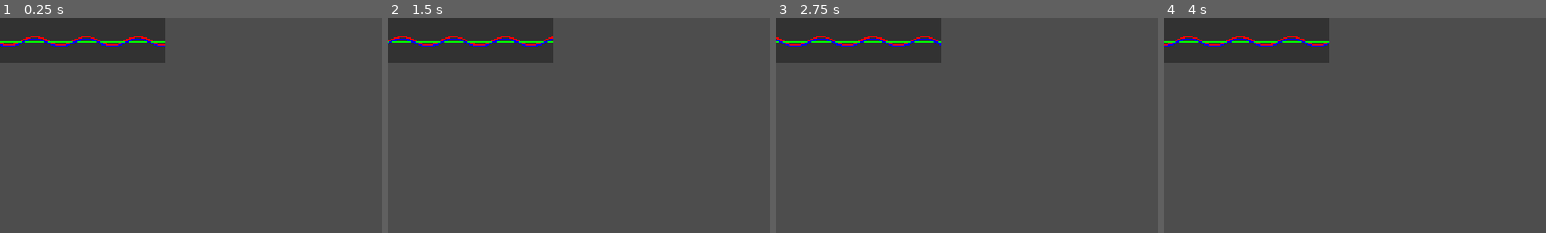
Above: before the commit, frames 1-4 (left to right).
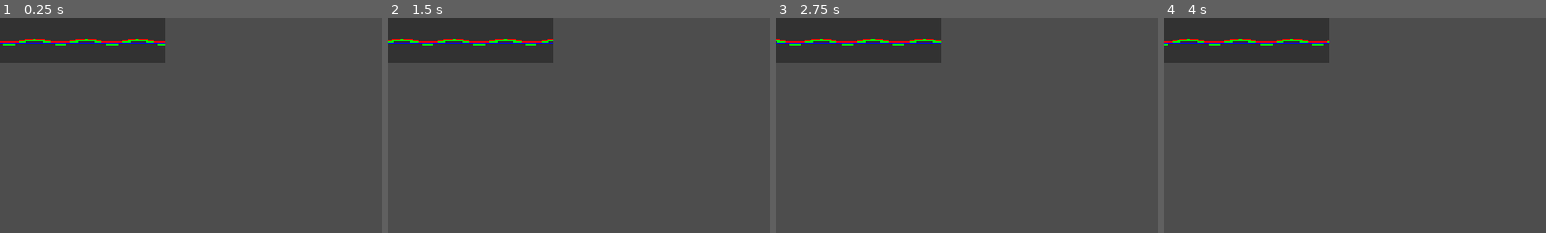
Above: after the commit, the same moments.

Repository: Bijunoka/gwj98
Game: Godot game, scene res://scenes/levels/LevetTest1.tscn
Two runs of this game, one before a commit and one after it. Both use one fixed random seed, a clock stepped at 60 frames per second and the inputs below. The engine's default icon, where the game draws it, is replaced by a stand-in: a white triangle on a blue panel in a dark square.
Inputs:
- Up to frame 1 (0.25 s): no input
- Up to frame 2 (1.5 s): no input
- Up to frame 3 (2.75 s): no input
- Up to frame 4 (4 s): no input
The pictures show only the part of the screen within x 0-50%, y 0-50%; the shares and areas given below are measured in that part.

The runs differ from the first frame. In frame 1, 1.0% of the frame differs, in the area x 0-44%, y 8-14%; in frame 2, 1.0%; in frame 3, 0.9%; in frame 4, 1.0%.

Commit message:
changemment systeme signal

Diff:
--- a/scenes/Main.tscn
+++ b/scenes/Main.tscn
@@ -21,7 +21,7 @@
 			//f += wave[0]*sin(TIME+UV.x*wave[1]);
 			//df += wave[0]*wave[1]*cos(TIME+UV.x*wave[1]);
 		}
-		if(abs(f-CENTRED_UV.y+float(color_i)*0.02)/sqrt(20.0 + df*df)<witdh){
+		if(abs(f-CENTRED_UV.y+float(color_i)*0.03)/sqrt(25.0 + df*df)<witdh){
 			COLOR.rgb = colors[color_i];
 		}
 	}
--- a/scenes/level_objects/StaticSignal.tscn
+++ /dev/null
@@ -1,26 +0,0 @@
-[gd_scene format=3 uid="uid://f6maegcps1x3"]
-
-[sub_resource type="GDScript" id="GDScript_tqyja"]
-script/source = "extends Node2D
-
-@export_range(0, 50) var force: float
-@export_range(5, 100) var frequency: float
-@export_range(0, Binding.MONITOR_NB_COLORS - 1) var color: int
-@export_range(0, Binding.MONITOR_WAVE_PER_COLOR - 1) var chanel: int
-
-func _process(_delta: float) -> void:
-	var delta_pos: Vector2 = Binding.player.global_position-global_position
-	$RayCast2D.target_position = delta_pos
-	$RayCast2D.force_raycast_update()
-	if $RayCast2D.is_colliding():
-		Binding.monitor_set_wave(0.0, 0.0, color, chanel)
-	else:
-		var dist: float = 100.0+delta_pos.length()
-		Binding.monitor_set_wave(force/dist, frequency, color, chanel)
-"
-
-[node name="StaticSignal" type="Node2D" unique_id=1839990506]
-script = SubResource("GDScript_tqyja")
-
-[node name="RayCast2D" type="RayCast2D" parent="." unique_id=1305028142]
-visible = false
--- /dev/null
+++ b/scenes/level_objects/StaticSignals/StaticSignal.gd
@@ -0,0 +1,24 @@
+@abstract class_name StaticSignal extends Node2D
+
+@export_range(0, 50) var intensity: float
+@export_range(20, 100) var frequency: float
+@export_range(0, Binding.MONITOR_WAVE_PER_COLOR - 1) var chanel: int
+var ray_cast: RayCast2D = RayCast2D.new()
+
+func _ready() -> void:
+	add_child(ray_cast)
+
+func player_pos() -> Vector2: return Binding.player.global_position
+func delta_pos() -> Vector2: return player_pos()-global_position
+
+func _process(_delta: float) -> void:
+	ray_cast.target_position = delta_pos()
+	ray_cast.force_raycast_update()
+	if ray_cast.is_colliding():
+		Binding.monitor_set_wave(0.0, 0.0, get_color(), chanel)
+	else:
+		Binding.monitor_set_wave(get_intensity(), get_frequency(), get_color(), chanel)
+
+@abstract func get_color() -> int
+func get_intensity() -> float: return intensity
+func get_frequency() -> float: return frequency
--- /dev/null
+++ b/scenes/level_objects/StaticSignals/XStaticSignal.gd
@@ -0,0 +1,7 @@
+class_name XStaticSignal extends StaticSignal
+
+func get_color() -> int:
+	return 0
+
+func get_intensity() -> float:
+	return intensity/(100.0+abs(delta_pos().x))
--- /dev/null
+++ b/scenes/level_objects/StaticSignals/YStaticSignal.gd
@@ -0,0 +1,7 @@
+class_name YStaticSignal extends StaticSignal
+
+func get_color() -> int:
+	return 1
+
+func get_intensity() -> float:
+	return intensity/(100.0+abs(delta_pos().y))
--- a/scenes/levels/LevetTest1.tscn
+++ b/scenes/levels/LevetTest1.tscn
@@ -2,8 +2,9 @@
 
 [ext_resource type="PackedScene" uid="uid://d1b1aa47aoy42" path="res://scenes/Main.tscn" id="1_8vi5p"]
 [ext_resource type="PackedScene" uid="uid://cxdnp0kiblea2" path="res://scenes/level_objects/Player.tscn" id="1_ccxuw"]
-[ext_resource type="PackedScene" uid="uid://f6maegcps1x3" path="res://scenes/level_objects/StaticSignal.tscn" id="3_1dbd5"]
 [ext_resource type="Texture2D" uid="uid://cr7plbxfk5q1e" path="res://icon.svg" id="4_1dbd5"]
+[ext_resource type="Script" uid="uid://dsbd8ydlp5ynt" path="res://scenes/level_objects/StaticSignals/YStaticSignal.gd" id="4_ldphq"]
+[ext_resource type="Script" uid="uid://drold8s7j1vu4" path="res://scenes/level_objects/StaticSignals/XStaticSignal.gd" id="4_m7v3u"]
 
 [node name="LevetTest1" type="Node2D" unique_id=1775339090]
 
@@ -28,24 +29,25 @@
 [node name="Player" parent="." unique_id=981221256 instance=ExtResource("1_ccxuw")]
 position = Vector2(724, 351)
 
-[node name="StaticSignal" parent="." unique_id=1839990506 instance=ExtResource("3_1dbd5")]
-position = Vector2(287, 296)
-force = 50.0
-frequency = 20.0
-chanel = 1
-
-[node name="StaticSignal2" parent="." unique_id=1832390142 instance=ExtResource("3_1dbd5")]
-position = Vector2(663, -148)
-force = 50.0
-frequency = 20.0
-color = 1
-chanel = 1
-
 [node name="DirectionalLight2D" type="DirectionalLight2D" parent="." unique_id=1269971282]
 blend_mode = 1
 range_layer_min = -1
 
 [node name="Icon" type="Sprite2D" parent="." unique_id=1851766181]
-position = Vector2(283, -153)
+position = Vector2(280, -150)
 scale = Vector2(0.3, 0.3)
 texture = ExtResource("4_1dbd5")
+
+[node name="XStaticSignal" type="Node2D" parent="." unique_id=2014543441]
+position = Vector2(280, 346)
+script = ExtResource("4_m7v3u")
+intensity = 24.123
+frequency = 20.0
+metadata/_custom_type_script = "uid://drold8s7j1vu4"
+
+[node name="YStaticSignal" type="Node2D" parent="." unique_id=1525620860]
+position = Vector2(672, -145)
+script = ExtResource("4_ldphq")
+intensity = 27.193
+frequency = 20.0
+metadata/_custom_type_script = "uid://dsbd8ydlp5ynt"
Not shown, added: scenes/level_objects/StaticSignals/StaticSignal.gd.uid
Not shown, added: scenes/level_objects/StaticSignals/XStaticSignal.gd.uid
Not shown, added: scenes/level_objects/StaticSignals/YStaticSignal.gd.uid
